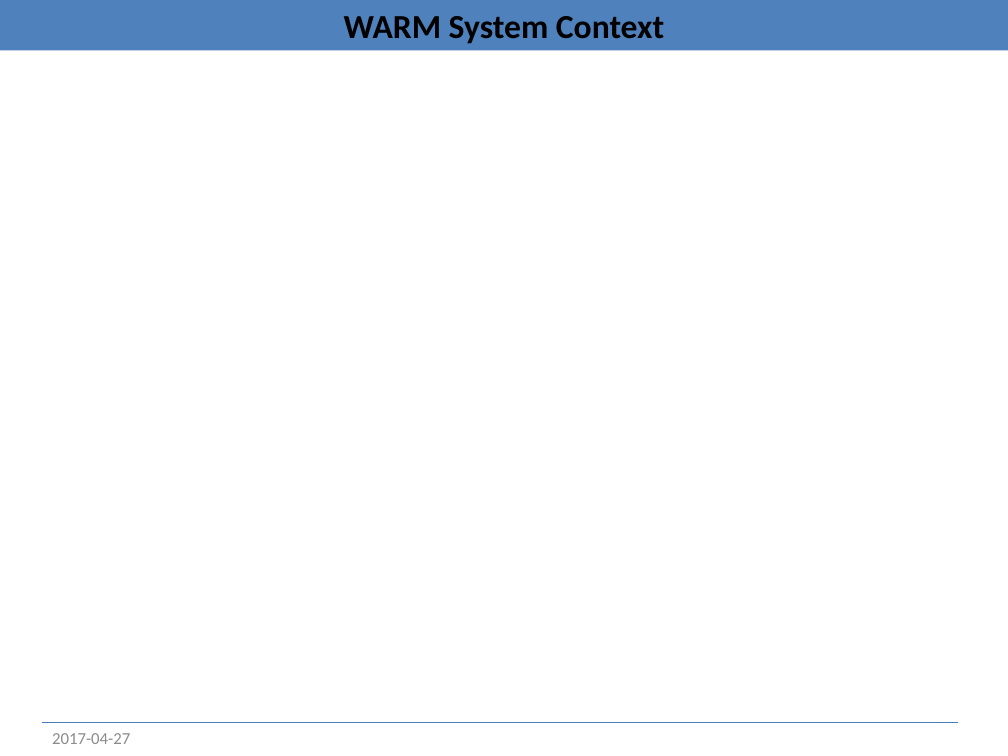
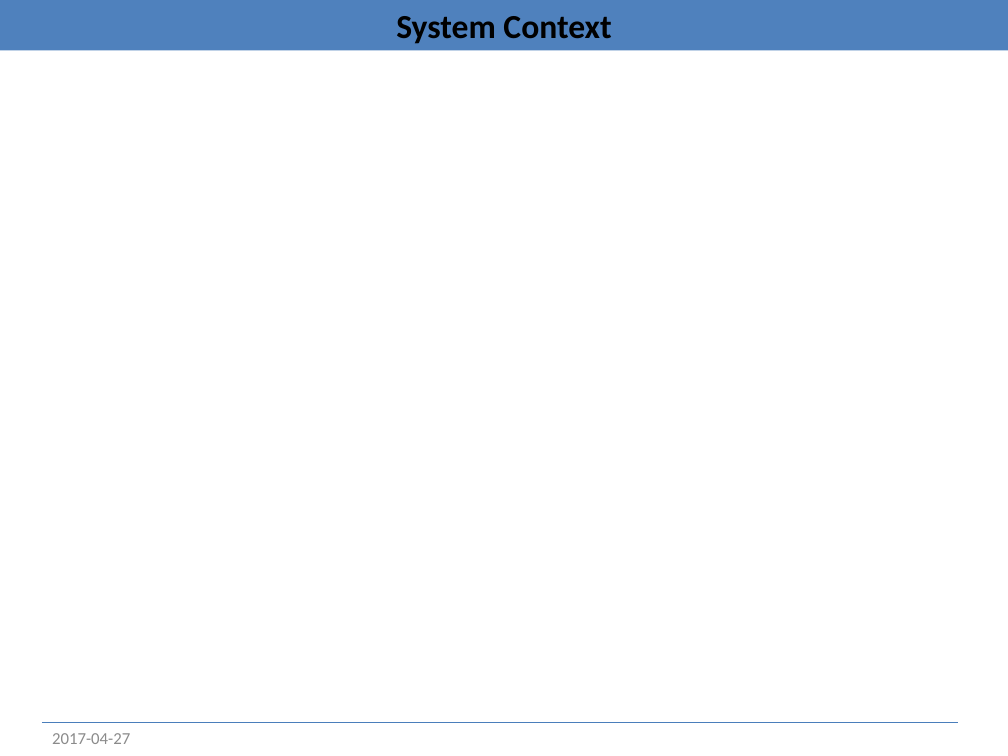
Before and after one commit to JohanneBordeleau/SpaceApp2017, a slide deck: slide 4 of res/SpaceApps.pptx (slide 5 before the commit). Drawn at 1008x756 pixels with LibreOffice and Linux fonts; fonts in the diff are those of the drawing; background and template pictures are left out. Boxes give left, top, right and bottom in pixels: in the first picture for what was removed or moved away, otherwise in the second. Text is boxed around its words. In the diff, an @@ line names an element or a change of style, - is before the commit and + after.

```diff
--- a/res/SpaceApps.pptx
+++ b/res/SpaceApps.pptx
@@ title at (396,16,611,44): text changed @@
-WARM System Context
+System Context
```
Also in this commit, not shown: 5 other slides changed, 2 slides added, 1 slide removed.
